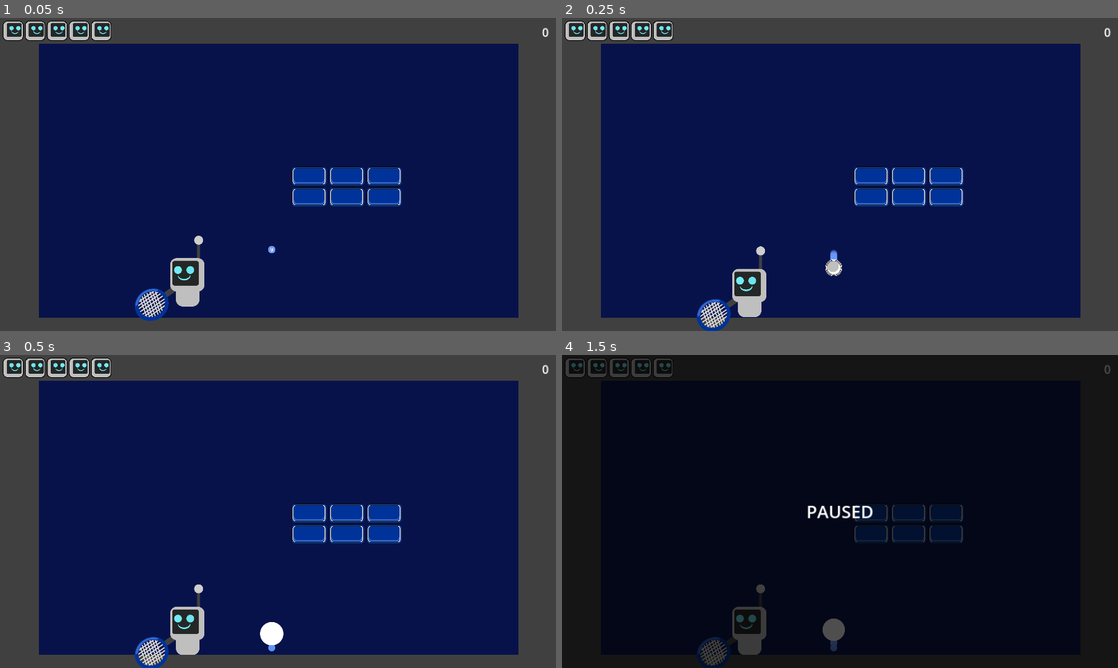
Above: before the commit, frames 1-4 (two rows, left to right).
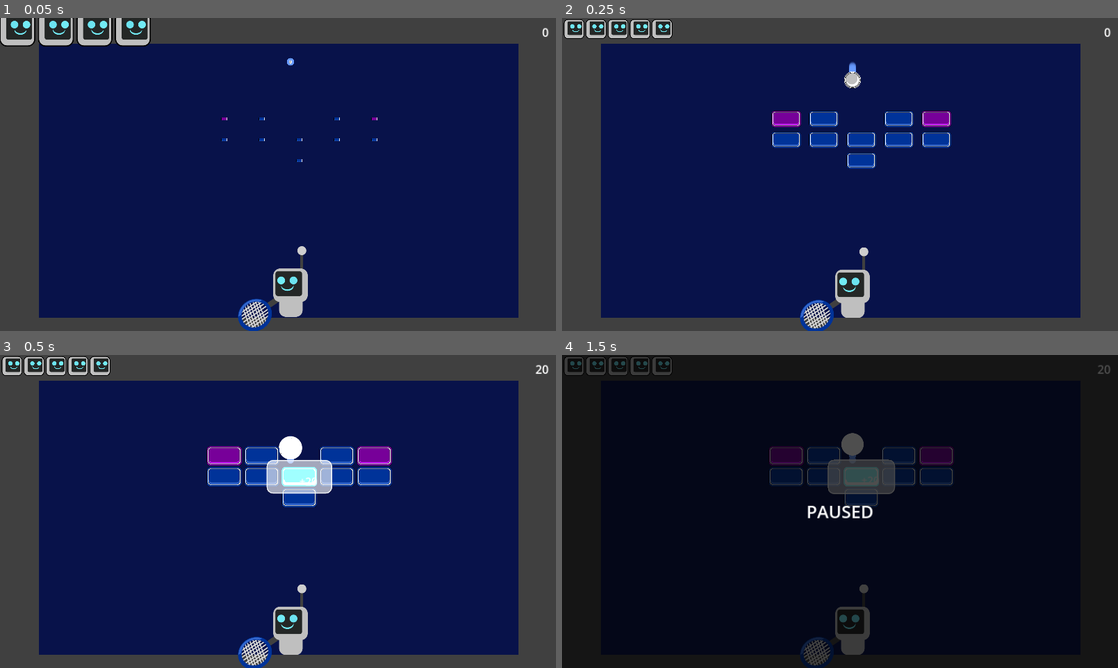
Above: after the commit, the same moments.

Repository: mathew-tran/bricktennis
Game: Godot game, scene res://Scenes/Main.tscn
Two runs of this game, one before a commit and one after it. Both use one fixed random seed, a clock stepped at 60 frames per second and the inputs below.
Inputs:
- Up to frame 1 (0.05 s): no input
- Up to frame 2 (0.25 s): no input
- Up to frame 3 (0.5 s): no input
- Up to frame 4 (1.5 s): tap Enter (pause) at 0.5 s; hold Right (move_right) 0.53-1.28 s; hold Up (jetpack) 0.53-1.28 s; tap R (restart) at 1.25 s; hold Left (move_left) from 1.28 s (still down); tap Z (shoot) at 1.35 s

The runs differ from the first frame. In frame 1, 7.1% of the frame differs, in the area x 0-73%, y 0-100%; in frame 2, 8.9%; in frame 3, 10%, in the area x 0-98%, y 0-100%; in frame 4, 5.5%.

Commit message:
add ability to increment levels

Diff:
--- /dev/null
+++ b/Levels/1.tscn
@@ -0,0 +1,40 @@
+[gd_scene load_steps=4 format=3 uid="uid://d2rrt45a8j4ef"]
+
+[ext_resource type="PackedScene" uid="uid://de2jnlnc8fvw3" path="res://Prefab/Brick.tscn" id="1_tpnxj"]
+[ext_resource type="Script" path="res://Scripts/Level.gd" id="1_vphot"]
+[ext_resource type="PackedScene" uid="uid://dr6xkalt84ha0" path="res://Prefab/BrickPurple.tscn" id="3_7fvgg"]
+
+[node name="Grid" type="Panel"]
+custom_minimum_size = Vector2(1800, 800)
+script = ExtResource("1_vphot")
+metadata/_edit_lock_ = true
+
+[node name="Brick" parent="." instance=ExtResource("1_tpnxj")]
+position = Vector2(828, 380)
+
+[node name="Brick7" parent="." instance=ExtResource("1_tpnxj")]
+position = Vector2(684, 380)
+
+[node name="Brick8" parent="." instance=ExtResource("1_tpnxj")]
+position = Vector2(1260, 380)
+
+[node name="Brick9" parent="." instance=ExtResource("1_tpnxj")]
+position = Vector2(1116, 300)
+
+[node name="Brick10" parent="." instance=ExtResource("1_tpnxj")]
+position = Vector2(828, 300)
+
+[node name="Brick2" parent="." instance=ExtResource("1_tpnxj")]
+position = Vector2(972, 380)
+
+[node name="Brick3" parent="." instance=ExtResource("1_tpnxj")]
+position = Vector2(1116, 380)
+
+[node name="Brick5" parent="." instance=ExtResource("1_tpnxj")]
+position = Vector2(972, 460)
+
+[node name="BrickPurple" parent="." instance=ExtResource("3_7fvgg")]
+position = Vector2(1260, 300)
+
+[node name="BrickPurple2" parent="." instance=ExtResource("3_7fvgg")]
+position = Vector2(684, 300)
--- /dev/null
+++ b/Levels/2.tscn
@@ -0,0 +1,51 @@
+[gd_scene load_steps=3 format=3 uid="uid://dqcrvp1tr6o3o"]
+
+[ext_resource type="Script" path="res://Scripts/Level.gd" id="1_gg1c1"]
+[ext_resource type="PackedScene" uid="uid://de2jnlnc8fvw3" path="res://Prefab/Brick.tscn" id="2_nqpjy"]
+
+[node name="Grid" type="Panel"]
+custom_minimum_size = Vector2(1800, 800)
+script = ExtResource("1_gg1c1")
+metadata/_edit_lock_ = true
+
+[node name="Brick" parent="." instance=ExtResource("2_nqpjy")]
+position = Vector2(1128, 520)
+
+[node name="Brick2" parent="." instance=ExtResource("2_nqpjy")]
+position = Vector2(1560, 520)
+
+[node name="Brick7" parent="." instance=ExtResource("2_nqpjy")]
+position = Vector2(984, 520)
+
+[node name="Brick8" parent="." instance=ExtResource("2_nqpjy")]
+position = Vector2(840, 520)
+
+[node name="Brick9" parent="." instance=ExtResource("2_nqpjy")]
+position = Vector2(696, 520)
+
+[node name="Brick10" parent="." instance=ExtResource("2_nqpjy")]
+position = Vector2(552, 520)
+
+[node name="Brick11" parent="." instance=ExtResource("2_nqpjy")]
+position = Vector2(408, 520)
+
+[node name="Brick12" parent="." instance=ExtResource("2_nqpjy")]
+position = Vector2(264, 520)
+
+[node name="Brick13" parent="." instance=ExtResource("2_nqpjy")]
+position = Vector2(120, 520)
+
+[node name="Brick14" parent="." instance=ExtResource("2_nqpjy")]
+position = Vector2(1704, 520)
+
+[node name="Brick3" parent="." instance=ExtResource("2_nqpjy")]
+position = Vector2(1416, 520)
+
+[node name="Brick4" parent="." instance=ExtResource("2_nqpjy")]
+position = Vector2(1416, 600)
+
+[node name="Brick5" parent="." instance=ExtResource("2_nqpjy")]
+position = Vector2(1272, 600)
+
+[node name="Brick6" parent="." instance=ExtResource("2_nqpjy")]
+position = Vector2(1128, 600)
--- a/Prefab/BrickPurple.tscn
+++ b/Prefab/BrickPurple.tscn
@@ -10,6 +10,7 @@
 [node name="BrickPurple" type="StaticBody2D"]
 collision_mask = 9
 script = ExtResource("1_sm1ln")
+PointsGained = 50
 
 [node name="Area2D" type="Area2D" parent="."]
 
--- a/Prefab/GameManager.tscn
+++ b/Prefab/GameManager.tscn
@@ -6,7 +6,7 @@
 script = ExtResource("1_af3v3")
 
 [node name="MultiplierTimer" type="Timer" parent="."]
-wait_time = 2.5
+wait_time = 3.2
 one_shot = true
 
 [connection signal="timeout" from="MultiplierTimer" to="." method="_on_multiplier_timer_timeout"]
--- a/Prefab/PlayerUI.tscn
+++ b/Prefab/PlayerUI.tscn
@@ -25,11 +25,12 @@
 script = ExtResource("1_y4fh5")
 
 [node name="HealthContainer" type="HBoxContainer" parent="."]
-offset_left = 10.0
-offset_top = 10.0
-offset_right = 144.0
-offset_bottom = 140.0
+offset_left = -182.0
+offset_top = -30.0
+offset_right = 568.0
+offset_bottom = 107.0
 scale = Vector2(0.5, 0.5)
+pivot_offset = Vector2(375, 68.5)
 theme_override_constants/separation = 10
 script = ExtResource("2_li4tp")
 
--- a/Scenes/Main.tscn
+++ b/Scenes/Main.tscn
@@ -1,9 +1,8 @@
-[gd_scene load_steps=7 format=3 uid="uid://d3u52pew66m5c"]
+[gd_scene load_steps=6 format=3 uid="uid://d3u52pew66m5c"]
 
 [ext_resource type="PackedScene" uid="uid://brevac2jass3h" path="res://Prefab/Wall.tscn" id="1_vhe7w"]
 [ext_resource type="PackedScene" uid="uid://cn4c8ce1g64x" path="res://Prefab/Player.tscn" id="3_id3je"]
 [ext_resource type="PackedScene" uid="uid://bl8s7sgb3th6r" path="res://Prefab/Ball.tscn" id="4_jg5su"]
-[ext_resource type="PackedScene" uid="uid://de2jnlnc8fvw3" path="res://Prefab/Brick.tscn" id="5_h84xd"]
 [ext_resource type="PackedScene" uid="uid://dkj1ns1u1ehsf" path="res://Prefab/PlayerUI.tscn" id="6_n6jnf"]
 [ext_resource type="PackedScene" uid="uid://deiyctrhgfslv" path="res://Prefab/GameManager.tscn" id="7_sl4s0"]
 
@@ -30,34 +29,14 @@
 scale = Vector2(4, 4)
 
 [node name="Ball" parent="." instance=ExtResource("4_jg5su")]
-position = Vector2(936, 800)
-
-[node name="Grid" type="Node" parent="."]
-
-[node name="Brick" parent="Grid" instance=ExtResource("5_h84xd")]
-position = Vector2(1080, 520)
-
-[node name="Brick2" parent="Grid" instance=ExtResource("5_h84xd")]
-position = Vector2(1224, 520)
-
-[node name="Brick3" parent="Grid" instance=ExtResource("5_h84xd")]
-position = Vector2(1368, 520)
-
-[node name="Brick4" parent="Grid" instance=ExtResource("5_h84xd")]
-position = Vector2(1368, 600)
-
-[node name="Brick5" parent="Grid" instance=ExtResource("5_h84xd")]
-position = Vector2(1224, 600)
-
-[node name="Brick6" parent="Grid" instance=ExtResource("5_h84xd")]
-position = Vector2(1080, 600)
+position = Vector2(1008, 80)
 
 [node name="Camera2D" type="Camera2D" parent="."]
 position = Vector2(960, 513)
 zoom = Vector2(0.9, 0.9)
 
 [node name="Player" parent="." instance=ExtResource("3_id3je")]
-position = Vector2(612, 880)
+position = Vector2(1008, 920)
 
 [node name="CanvasLayer" parent="." instance=ExtResource("6_n6jnf")]
 
--- a/Scripts/AutoLoad/EventManager.gd
+++ b/Scripts/AutoLoad/EventManager.gd
@@ -4,5 +4,7 @@
 signal RewardPoints(amount)
 signal PlayerHit
 signal UpdatePlayerHealth(amount)
+signal AddPlayerHealth()
+signal NewRoundStart
 
 signal PlayerDeath
--- a/Scripts/Brick.gd
+++ b/Scripts/Brick.gd
@@ -4,15 +4,29 @@
 
 
 var bIsDead = false
+
+signal Killed
+
+@export var PointsGained = 20
+
+func _enter_tree():
+	$Sprite2D.scale = Vector2.ZERO
+
+func _ready():
+
+	var tween = get_tree().create_tween()
+	tween.tween_property($Sprite2D, "scale", Vector2(1,1), .3)
+
 func _on_area_2d_body_entered(body):
 	if body is Ball:
 		if bIsDead:
 			return
 		bIsDead = true
 		$CPUParticles2D.emitting = true
-		EventManager.RewardPoints.emit(20, global_position)
+		EventManager.RewardPoints.emit(PointsGained, global_position)
 		var tween = get_tree().create_tween()
 		tween.tween_property(self, "modulate", Color(500,500,500,1), .4)
 		await tween.finished
+		Killed.emit()
 
 		queue_free()
--- a/Scripts/GameManager.gd
+++ b/Scripts/GameManager.gd
@@ -6,12 +6,38 @@
 
 var DefaultPointPosition = Vector2(1800,100)
 @onready var PointTextClass = preload("res://Prefab/PointText.tscn")
+
+var PointsToNextLife = 500
+
+var CurrentPointsToLife = 0
+
+var Levels = [1,2]
 func _ready():
 	EventManager.RewardPoints.connect(GivePoints)
+	SpawnNextLevel()
+	CurrentPointsToLife = PointsToNextLife
+
+func SpawnNextLevel():
+	if Levels.size() > 0:
+		var instance = load("res://Levels/" + str(Levels[0]) + ".tscn").instantiate()
+		add_child(instance)
+		instance.global_position.x += 70
+		Levels.pop_front()
+		instance.LevelComplete.connect(OnLevelComplete)
+
+func OnLevelComplete():
+	SpawnNextLevel()
+	EventManager.NewRoundStart.emit()
 
 func AddPointsToTotal(amount):
 	Points += amount
 	EventManager.PointUpdate.emit(Points)
+
+	CurrentPointsToLife -= amount
+	if CurrentPointsToLife <= 0:
+		PointsToNextLife += 1000
+		CurrentPointsToLife = PointsToNextLife
+		EventManager.AddPlayerHealth.emit()
 
 func GivePoints(amount, pointPosition):
 	var newAmount = round(amount * Multiplier)
--- a/Scripts/HealthContainer.gd
+++ b/Scripts/HealthContainer.gd
@@ -1,13 +1,51 @@
 extends HBoxContainer
 
 var Health = 0
+var MaxHealth = 0
 func _ready():
 	EventManager.PlayerHit.connect(OnPlayerHit)
+	EventManager.AddPlayerHealth.connect(OnAddPlayerHealth)
 	Health = get_child_count()
+	MaxHealth = get_child_count()
+	UpdateHealth()
 
 
+func OnAddPlayerHealth():
+	modulate = Color.GREEN
+	var timer = get_tree().create_timer(.3)
+
+
+	Health += 1
+	if Health >= MaxHealth:
+		Health = MaxHealth
+		EventManager.RewardPoints.emit(100)
+
+	UpdateHealth()
+
+	await timer.timeout
+	EventManager.UpdatePlayerHealth.emit(Health)
+	modulate = Color.WHITE
+
 func OnPlayerHit():
-	if Health - 1 <= get_child_count():
-		get_child(Health - 1).modulate = Color(.01,.01,.01,1)
-		Health -= 1
+	modulate = Color.RED
+	var timer = get_tree().create_timer(.3)
+
+
+	Health -= 1
+	if Health <= 0:
+		Health = 0
+	UpdateHealth()
 	EventManager.UpdatePlayerHealth.emit(Health)
+	await timer.timeout
+	modulate = Color.WHITE
+
+func UpdateHealth():
+	for x in range(1, get_child_count() +1):
+		if Health >= x:
+			get_child(x-1).modulate = Color.WHITE
+		else:
+			get_child(x-1).modulate = Color(.01,.01,.01,1)
+
+	var tween = get_tree().create_tween()
+	scale = Vector2(1,1)
+	tween.tween_property(self, "scale", Vector2(.5,.5), .2)
--- /dev/null
+++ b/Scripts/Level.gd
@@ -0,0 +1,17 @@
+extends Panel
+
+
+var BlockAmount = 0
+signal LevelComplete
+func _ready():
+	self_modulate.a = 0
+	for child in get_children():
+		child.Killed.connect(OnBlockKilled)
+
+	BlockAmount = get_child_count()
+
+func OnBlockKilled():
+	BlockAmount -= 1
+	if BlockAmount <= 0:
+		LevelComplete.emit()
+		queue_free()
--- a/Scripts/Player.gd
+++ b/Scripts/Player.gd
@@ -23,10 +23,23 @@
 
 var bIsAlive = true
 
+var StartPosition = Vector2.ZERO
+
 func _ready():
 	EventManager.UpdatePlayerHealth.connect(OnUpdatePlayerHealth)
+	EventManager.NewRoundStart.connect(OnNewRoundStart)
+	StartPosition = global_position
 
-
+func OnNewRoundStart():
+	freeze = true
+	$HitCollision.monitoring = false
+	modulate = Color(20,20,20,.1)
+	var tween = get_tree().create_tween()
+	tween.tween_property(self, "global_position", StartPosition, .5)
+	await tween.finished
+	modulate = Color.WHITE
+	$HitCollision.monitoring = true
+	freeze = false
 func OnUpdatePlayerHealth(amount):
 	if bIsAlive:
 		if amount == 0:
